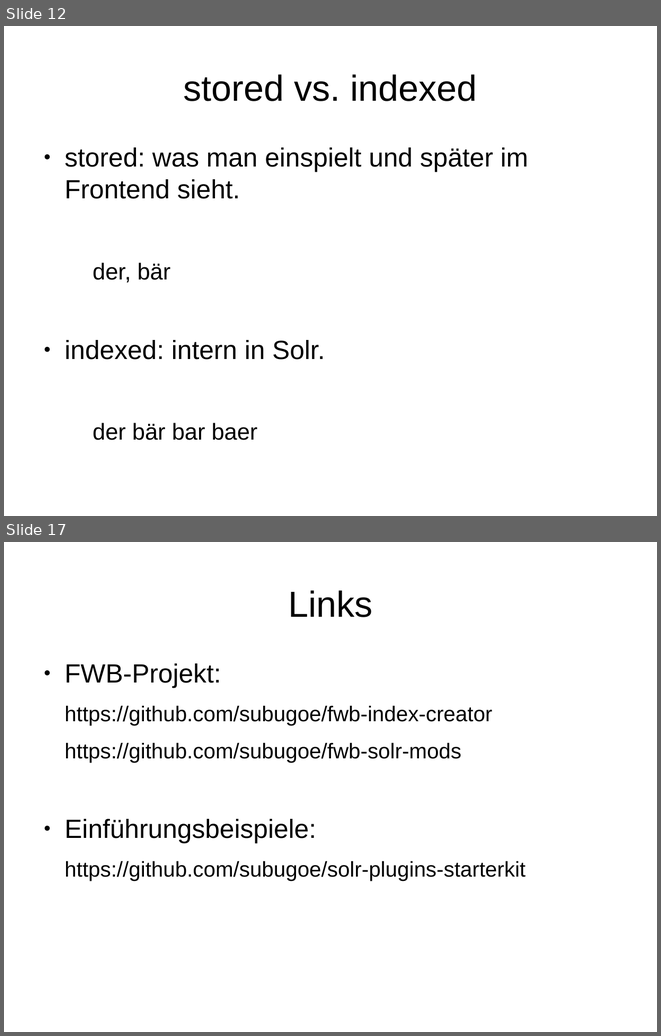
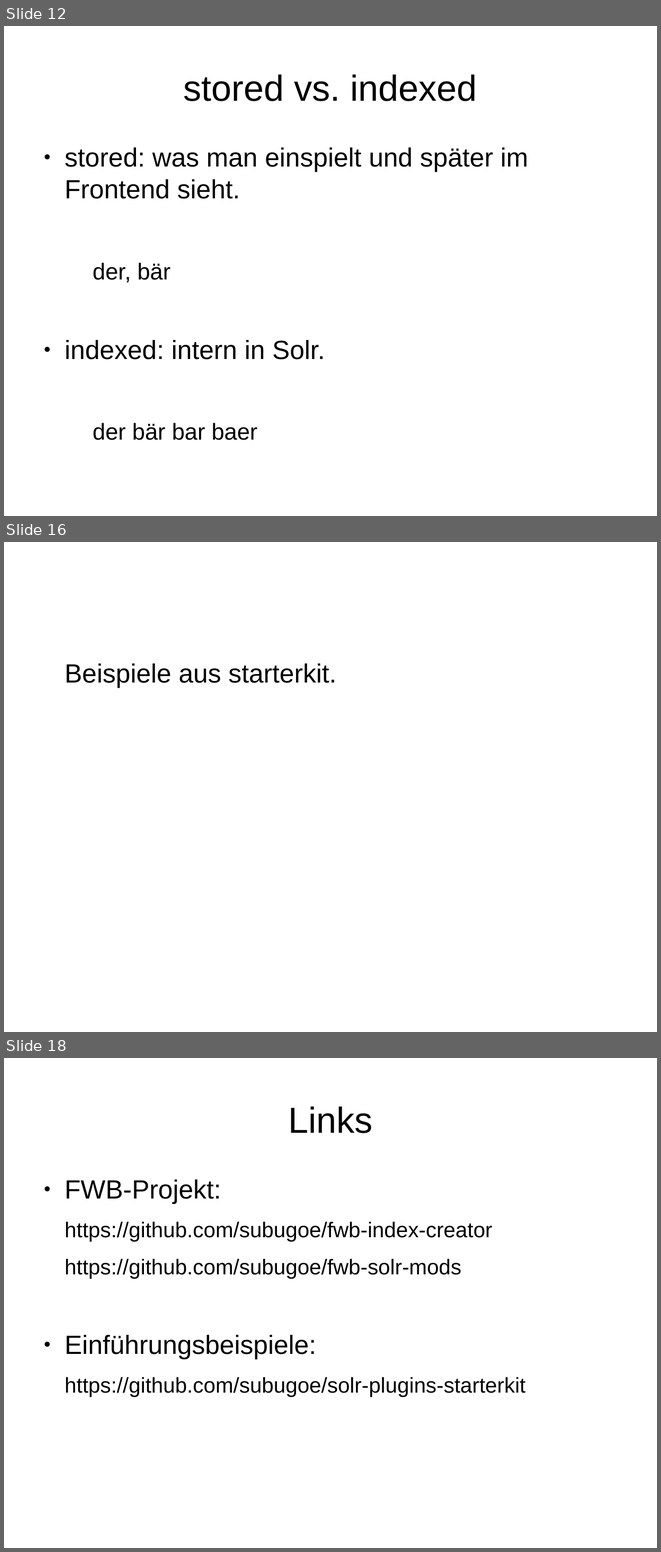
Before and after one commit to subugoe/solr-plugins-starterkit, a slide deck: solr-plugins.odp. Shown one above the other, each under a label of ours: slides 12 and 17 before the commit, slides 12, 16 and 18 after it; the slides between them are not shown. The pictures are 661x1036 and 661x1552 pixels, drawn with LibreOffice and Linux fonts; fonts in the diff are those of the drawing. Boxes give left, top, right and bottom in pixels: in the first picture for what was removed or moved away, otherwise in the second. Text is boxed around its words. In the diff, an @@ line names an element or a change of style, - is before the commit and + after.

```diff
--- a/solr-plugins.odp
+++ b/solr-plugins.odp
@@ slide 16 added at [4,542,657,1032], background #FFFFFF @@
@@ text added at [64,663,336,688], 32 pt, text #000000 @@
+Beispiele aus starterkit.
@@ what was slide 17 is now slide 18 @@
```
Also in this commit, not shown: 4 slides changed.
